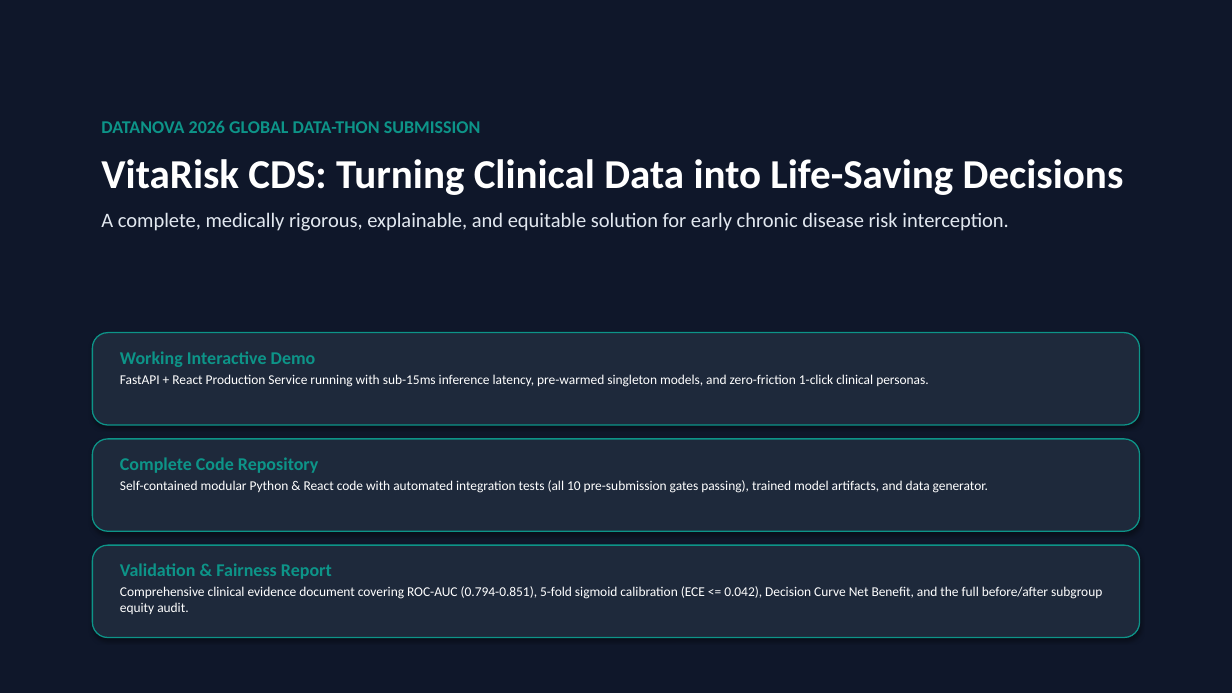
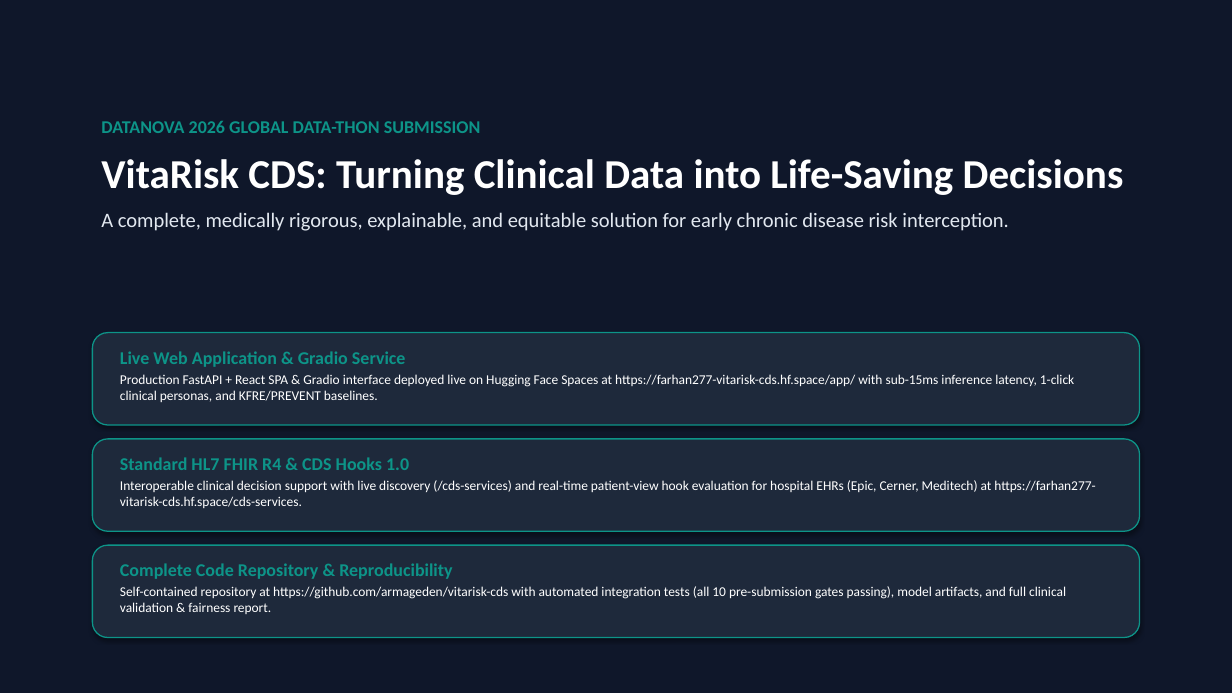
Before and after one commit to armageden/vitarisk-cds, a slide deck: slide 14 of presentation/VitaRisk_CDS_DataNova2026_Presentation.pptx. Drawn at 1232x693 pixels with LibreOffice and Linux fonts; fonts in the diff are those of the drawing. Boxes give left, top, right and bottom in pixels: in the first picture for what was removed or moved away, otherwise in the second. Text is boxed around its words. In the diff, an @@ line names an element or a change of style, - is before the commit and + after.

Commit message:
feat: re-render presentation deck, high-res UI screenshots & 5-chapter walkthrough video to reflect live HL7 FHIR R4, CDS Hooks 1.0, KFRE/PREVENT baselines & HF deployment

```diff
--- a/presentation/VitaRisk_CDS_DataNova2026_Presentation.pptx
+++ b/presentation/VitaRisk_CDS_DataNova2026_Presentation.pptx
@@ text at [120, 351, 1074, 402]: text changed @@
-Working Interactive Demo
-FastAPI + React Production Service running with sub-15ms inference latency, pre-warmed singleton models, and zero-friction 1-click clinical personas.
+Live Web Application & Gradio Service
+Production FastAPI + React SPA & Gradio interface deployed live on Hugging Face Spaces at https://farhan277-vitarisk-cds.hf.space/app/ with sub-15ms inference latency, 1-click clinical personas, and KFRE/PREVENT baselines.
@@ text at [120, 457, 1095, 508]: text changed @@
-Complete Code Repository
-Self-contained modular Python & React code with automated integration tests (all 10 pre-submission gates passing), trained model artifacts, and data generator.
+Standard HL7 FHIR R4 & CDS Hooks 1.0
+Interoperable clinical decision support with live discovery (/cds-services) and real-time patient-view hook evaluation for hospital EHRs (Epic, Cerner, Meditech) at https://farhan277-vitarisk-cds.hf.space/cds-services.
@@ text at [120, 563, 1066, 614]: text changed @@
-Validation & Fairness Report
-Comprehensive clinical evidence document covering ROC-AUC (0.794-0.851), 5-fold sigmoid calibration (ECE <= 0.042), Decision Curve Net Benefit, and the full before/after subgroup equity audit.
+Complete Code Repository & Reproducibility
+Self-contained repository at https://github.com/armageden/vitarisk-cds with automated integration tests (all 10 pre-submission gates passing), model artifacts, and full clinical validation & fairness report.
```
Also in this commit, not shown: 3 other slides changed, 14 other files.
